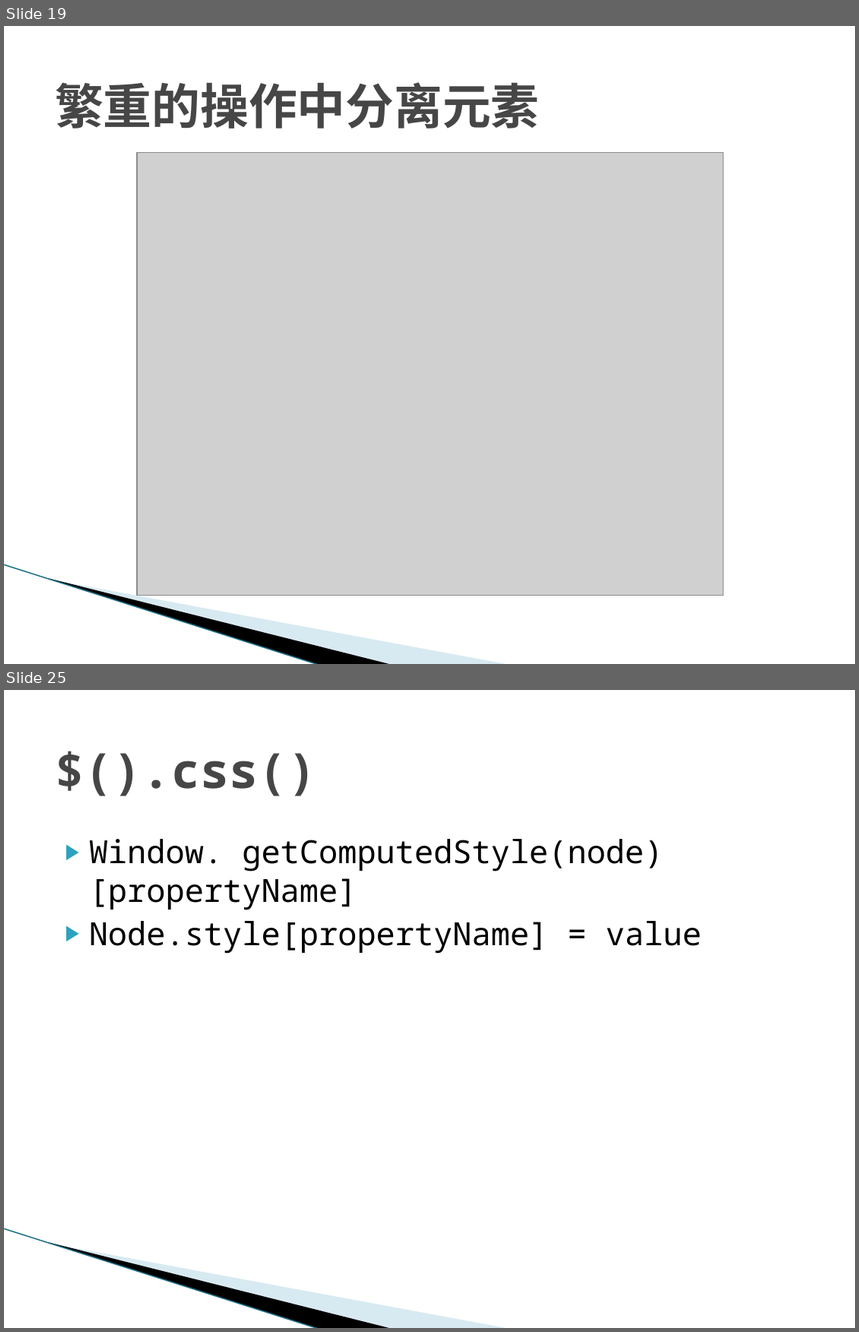
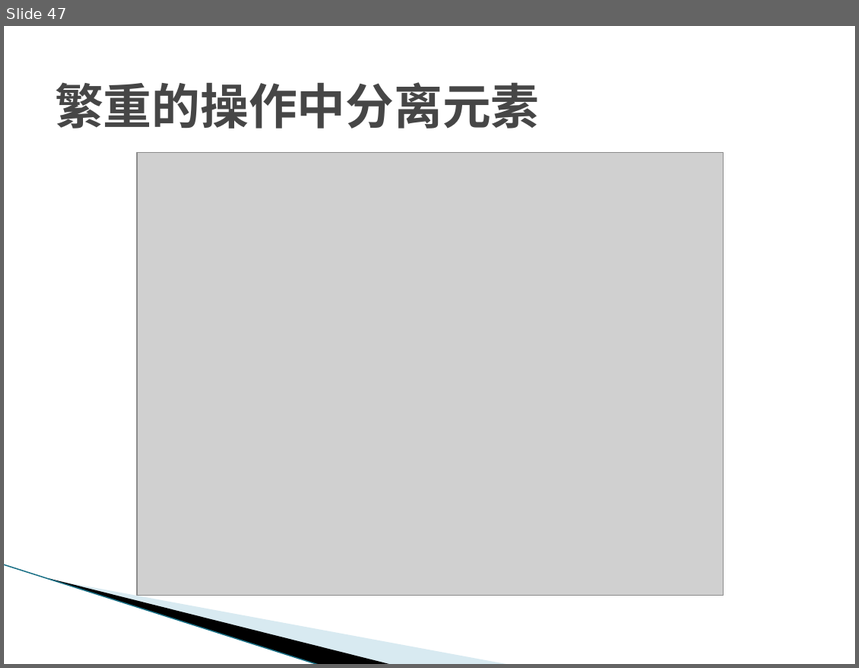
Before and after one commit to temberature/squery, a slide deck: doc/jQuery源码鉴赏.pptx. Shown one above the other, each under a label of ours: slides 19 and 25 before the commit, slide 47 after it; the slides between them are not shown. The pictures are 859x1332 and 859x668 pixels, drawn with LibreOffice and Linux fonts; fonts in the diff are those of the drawing; grey boxes stand for pictures; background and template pictures are left out. Boxes give left, top, right and bottom in pixels: in the first picture for what was removed or moved away, otherwise in the second. Text is boxed around its words. In the diff, an @@ line names an element or a change of style, - is before the commit and + after.

```diff
--- a/doc/jQuery源码鉴赏.pptx
+++ b/doc/jQuery源码鉴赏.pptx
@@ slide 25 removed at (x1=4, y1=690, x2=855, y2=1328), background #FFFFFF; not listed: 3 template elements that a slide beside it also shows @@
@@ title removed at (x1=55, y1=751, x2=316, y2=796) @@
-$().css()
@@ text removed at (x1=89, y1=839, x2=702, y2=954) @@
-▶ Window. getComputedStyle(node)[propertyName]
-▶ Node.style[propertyName] = value
@@ what was slide 19 is now slide 47 @@
```
Also in this commit, not shown: 8 slides changed, 28 slides added, 6 other slides removed, 24 other files.
